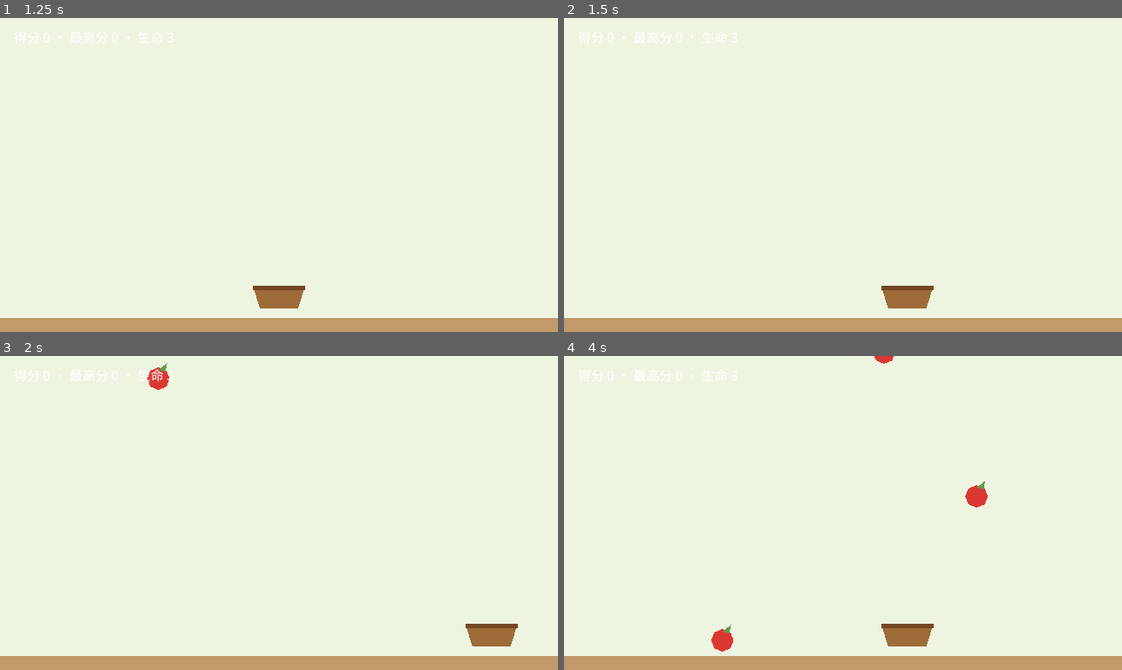
Above: before the commit, frames 1-4 (two rows, left to right).
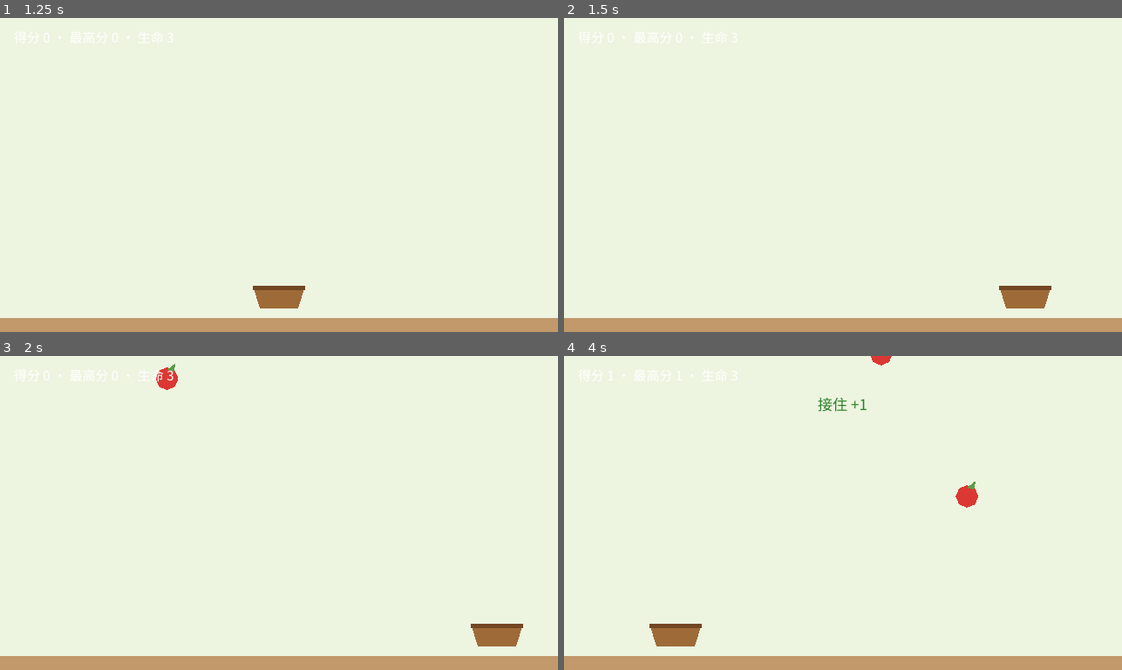
Above: after the commit, the same moments.

Repository: hl3w22bupt/myrd-playground
Game: Godot game, scene res://scenes/main.tscn
The game is run twice, just before and just after one commit, with the same random seed, the same clock (stepped at 60 frames per second) and the same inputs.
Inputs (mouse positions are in pixels of both pictures, inside the frame that each line leads up to):
- Up to frame 1 (1.25 s): click "开始游戏" at 0.5 s
- Up to frame 2 (1.5 s): tap Enter (confirm) at 1.25 s; move the mouse to (965, 159) at 1.27 s; hold D (move_right) from 1.28 s (still down); hold Enter (confirm) from 1.28 s (still down); click (965, 159) at 1.42 s
- Up to frame 3 (2 s): keep holding D (move_right); keep holding Enter (confirm); tap Space at 1.52 s
- Up to frame 4 (4 s): release D (move_right) at 2 s; release Enter (confirm) at 2 s; drag from (731, 528) to (720, 381) at 2.02 s; move the mouse to (898, 443) at 2.77 s; hold D (move_right) 2.78-3.5 s; hold Enter (confirm) 2.78-3.5 s; click (898, 443) at 2.92 s; drag from (815, 575) to (675, 465) at 3.52 s

Frame 1 is identical in both runs. In frame 2, 1.2% of the frame differs, in the area x 56-88%, y 85-93%; in frame 3, 0.4%; in frame 4, 1.9%, in the area x 7-76%, y 0-95%.

Commit message:
fix(games): game-11 指针跟随改为实时贴合，修复冒烟「跟随不到位」打回
门禁打回：GODOT_SMOKE: FAIL 鼠标跟随不到位：果篮 x=482.9 距目标 466.3
还差 16.6px（容差 8.0px）。

根因与修复：
- player.gd 的指针跟随是「比例增益 + 3px 贴合」的渐近式逼近，收敛按 0.85/帧
  衰减，冒烟 12 帧预算内残差 10~17px，永远到不了 8px 容差，手感也发滞。
  改为实时贴合：果篮直接吸附到 PointerFollowZone 发出的目标 x（越界仍由
  边界钳制统一收口），并让 moved 信号在键盘移动/指针贴合/边界钳制三类
  真实位移时都广播。
- 顺带修掉冒烟在跟随相位之后暴露的第二个缺陷：main.gd _apply_state() 换阶段
  时未收起 NewRecordLabel，重开一局后仍挂着上一局的「新纪录！」。现在它随
  结算面板一起收起，只在 _on_game_over 里按 GameState.is_new_record() 重设。

同时收口实现节点留存在工作区的扩展（未提交部分）：漏接红闪 MissFlash、
接住/漏接 FeedbackLabel 反馈文案、结算新纪录标记、隧穿安全上限
APPLE_FALL_SPEED_TUNNEL_SAFE 与 basket_clamp_range()、冒烟相位扩充
（碰撞包络/指针跟随鼠标+触屏/边界钳制/反馈/最高分持久化）。

门禁实测（与 routine 同源）：preflight PASS（28 文件）；
smoke PASS（退出码 0，GODOT_SMOKE: PASS，日志无脚本错误）；
input-fuzz PASS（seed=20260913）。verify.sh 退出码 0。
std-skills/ 与 .myrd/ 判定资产零改动。

Co-Authored-By: Claude <noreply@anthropic.com>

Diff:
--- a/games/game-11/autoload/game_state.gd
+++ b/games/game-11/autoload/game_state.gd
@@ -18,14 +18,26 @@
 enum State { MENU, PLAYING, GAME_OVER }
 
 ## ── 调参区（集中配置，便于后续调优；单位：像素 / 秒 / 个）──
-const PLAYFIELD_WIDTH: float = 640.0          # 与 project.godot 视口宽一致
+const VIEWPORT_WIDTH: float = 640.0           # 与 project.godot 视口宽一致
+const VIEWPORT_HEIGHT: float = 360.0          # 与 project.godot 视口高一致
 const PLAYFIELD_MARGIN: float = 40.0          # 苹果/果篮左右留白（不贴边）
+const BASKET_HALF_WIDTH: float = 30.0         # 果篮碰撞矩形半宽（= player.tscn RectangleShape2D size.x × 0.5）
+const BASKET_HEIGHT: float = 26.0             # 果篮碰撞矩形高（= player.tscn RectangleShape2D size.y）
+const APPLE_RADIUS: float = 13.0              # 苹果碰撞半径（= apple.tscn CircleShape2D.radius）
+const CATCH_MARGIN: float = 20.0              # 苹果出生点向内收的接住余量（见 spawn_range 注释）
 const BASKET_SPEED: float = 340.0             # 果篮水平速度（键盘/触屏摇杆）
 const BASKET_Y: float = 320.0                 # 果篮固定高度
-const FLOOR_Y: float = 396.0                  # 苹果越过即漏接（视口高 360 + 苹果半径余量）
+# 漏接线：苹果中心滚出视口底部，再让它整体（2 × 半径）离屏并留 10px 缓冲后才判漏接，
+# 玩家能看到苹果落地离场，而不是半途凭空消失。推导：360 + 13 × 2 + 10 = 396。
+const FLOOR_Y: float = VIEWPORT_HEIGHT + APPLE_RADIUS * 2.0 + 10.0
 const APPLE_FALL_SPEED: float = 150.0         # 苹果初始下落速度
 const APPLE_FALL_RAMP: float = 14.0           # 每得 1 分下落速度增量（难度曲线）
 const APPLE_FALL_SPEED_MAX: float = 460.0     # 下落速度上限
+# 隧穿安全上限：苹果每帧位移必须小于「碰撞重叠带的一半」，否则一步就能跨过果篮矩形
+# 而不触发 body_entered（高速下漏接假阳性）。重叠带 = 苹果直径 + 果篮碰撞高
+# = 13 × 2 + 26 = 52px，取一半 26px/帧，按物理固定 60Hz 折算 = 1560px/s。
+# 调参红线：APPLE_FALL_SPEED_MAX 必须小于本值（tests/smoke.gd 有对应断言）。
+const APPLE_FALL_SPEED_TUNNEL_SAFE: float = (APPLE_RADIUS * 2.0 + BASKET_HEIGHT) * 0.5 * 60.0
 const SPAWN_INTERVAL: float = 1.10            # 初始生成间隔（秒）
 const SPAWN_RAMP: float = 0.045               # 每得 1 分生成间隔缩短量（秒）
 const SPAWN_INTERVAL_MIN: float = 0.35        # 生成间隔下限（秒）
@@ -92,9 +104,26 @@
 	return maxf(SPAWN_INTERVAL - SPAWN_RAMP * float(score), SPAWN_INTERVAL_MIN)
 
 
-## 苹果横向出生范围（留边，避免贴边出生接不到）。
+## 果篮中心可达范围（player.gd 边界钳制的唯一事实来源）：
+## 左右各留 PLAYFIELD_MARGIN，再让出一个 BASKET_HALF_WIDTH —— 果篮边缘最多贴到留白线，
+## 不会越过画面边缘；推导：40 + 30 = 70，640 - 40 - 30 = 570。
+func basket_clamp_range() -> Vector2:
+	return Vector2(PLAYFIELD_MARGIN + BASKET_HALF_WIDTH,
+			VIEWPORT_WIDTH - PLAYFIELD_MARGIN - BASKET_HALF_WIDTH)
+
+
+## 苹果横向出生范围：比果篮可达范围再向内收 CATCH_MARGIN。
+## 不收这一段时，出生在 40 / 600 的苹果只能靠果篮边缘擦到（果篮中心极限在 70 / 570），
+## 属于「零余量死角苹果」。收 CATCH_MARGIN 后出生点 [60, 580] 落在果篮正面覆盖区内，
+## 每个苹果都留有 ≥ CATCH_MARGIN + APPLE_RADIUS = 33px 的接住余量。
 func spawn_range() -> Vector2:
-	return Vector2(PLAYFIELD_MARGIN, PLAYFIELD_WIDTH - PLAYFIELD_MARGIN)
+	return Vector2(PLAYFIELD_MARGIN + CATCH_MARGIN,
+			VIEWPORT_WIDTH - PLAYFIELD_MARGIN - CATCH_MARGIN)
+
+
+## 本局结算是否刷新了历史最高分（结算界面「新纪录」标记用）。
+func is_new_record() -> bool:
+	return state == State.GAME_OVER and score > 0 and best == score
 
 
 func _set_state(new_state: State) -> void:
@@ -123,3 +152,11 @@
 		return
 	file.store_line(str(best))
 	file.close()
+
+
+## 从磁盘重新读最高分。冒烟测试用它模拟「页面刷新后重新加载」：
+## Web 导出时 user:// 落在浏览器 IndexedDB，刷新后进程重建、内存里的 best 归零，
+## 唯有这条重读路径能证明最高分真的持久化在了引擎外部。
+func reload_best() -> void:
+	best = _load_best()
+	best_changed.emit(best)
--- a/games/game-11/scenes/main.tscn
+++ b/games/game-11/scenes/main.tscn
@@ -49,6 +49,27 @@
 theme_override_font_sizes/font_size = 15
 text = "得分 0 · 最高分 0 · 生命 3"
 
+[node name="MissFlash" type="ColorRect" parent="UI"]
+unique_name_in_owner = true
+anchors_preset = 15
+anchor_right = 1.0
+anchor_bottom = 1.0
+grow_horizontal = 2
+grow_vertical = 2
+mouse_filter = 2
+color = Color(0.78, 0.12, 0.12, 0)
+
+[node name="FeedbackLabel" type="Label" parent="UI"]
+unique_name_in_owner = true
+visible = false
+offset_left = 20.0
+offset_top = 42.0
+offset_right = 620.0
+offset_bottom = 70.0
+theme_override_font_sizes/font_size = 17
+text = ""
+horizontal_alignment = 1
+
 [node name="StartPanel" type="Control" parent="UI"]
 unique_name_in_owner = true
 anchors_preset = 15
@@ -109,6 +130,18 @@
 grow_horizontal = 2
 grow_vertical = 2
 color = Color(0, 0, 0, 0.35)
+
+[node name="NewRecordLabel" type="Label" parent="UI/GameOverPanel"]
+unique_name_in_owner = true
+visible = false
+offset_left = 20.0
+offset_top = 96.0
+offset_right = 620.0
+offset_bottom = 122.0
+theme_override_font_sizes/font_size = 16
+theme_override_colors/font_color = Color(0.95, 0.72, 0.15, 1)
+text = "新纪录！"
+horizontal_alignment = 1
 
 [node name="ResultLabel" type="Label" parent="UI/GameOverPanel"]
 unique_name_in_owner = true
--- a/games/game-11/scripts/apple.gd
+++ b/games/game-11/scripts/apple.gd
@@ -12,6 +12,8 @@
 signal missed(apple: Apple)
 
 ## 下落速度（px/s）：由主场景按难度曲线赋值（GameState.apple_fall_speed()）。
+## 上限受 GameState.APPLE_FALL_SPEED_TUNNEL_SAFE 约束 —— 每帧位移小于「苹果直径 + 果篮高」
+## 的一半（13 × 2 + 26 = 52px 的一半 = 26px/帧），60Hz 下 460px/s ≈ 7.7px/帧，隧穿余量约 3.4 倍。
 var fall_speed: float = GameState.APPLE_FALL_SPEED
 
 var _resolved: bool = false
--- a/games/game-11/scripts/main.gd
+++ b/games/game-11/scripts/main.gd
@@ -17,13 +17,26 @@
 @onready var spawn_timer: Timer = $SpawnTimer
 @onready var follow_zone: PointerFollowZone = %PointerFollowZone
 @onready var hud_label: Label = %HudLabel
+@onready var miss_flash: ColorRect = %MissFlash
+@onready var feedback_label: Label = %FeedbackLabel
 @onready var start_panel: Control = %StartPanel
 @onready var start_hint_label: Label = %StartHintLabel
 @onready var start_button: Button = %StartButton
 @onready var game_over_panel: Control = %GameOverPanel
 @onready var result_label: Label = %ResultLabel
+@onready var new_record_label: Label = %NewRecordLabel
 @onready var restart_button: Button = %RestartButton
 @onready var touch_ui: CanvasLayer = $TouchUI
+
+## 接住/漏接反馈已触发的次数。供冒烟断言做确定性核对（反馈是短促动画，
+## 断言「动画可见性」会踩时序，计数器才是机判稳定面）。
+var catch_feedback_count: int = 0
+var miss_feedback_count: int = 0
+
+## 反馈短语的停留时长（秒）：接住 / 漏接的提示文字显示这么久后自动隐藏。
+const FEEDBACK_VISIBLE_TIME: float = 0.6
+## 漏接红闪的峰值不透明度：足够醒目又不遮住游戏区（ColorRect 铺满全屏）。
+const MISS_FLASH_ALPHA: float = 0.22
 
 var _move_hint: String = "←/→ 或 A/D 移动果篮 · 鼠标水平移动跟随 · Enter / 空格 开始"
 
@@ -86,6 +99,11 @@
 func _apply_state(state: int) -> void:
 	start_panel.visible = state == GameState.State.MENU
 	game_over_panel.visible = false
+	# 新纪录标记随结算面板一起收起：它只在 _on_game_over 里按 is_new_record() 重设，
+	# 否则重开一局后仍挂着上一局的「新纪录！」。
+	new_record_label.visible = false
+	# 换阶段就收掉上一局遗留的反馈，避免「漏接 -1 生命」挂在开局/结算画面上。
+	_hide_feedback()
 
 
 ## ── 苹果生成 ──
@@ -102,10 +120,44 @@
 ## ── 苹果判定结果 ──
 func _on_apple_caught(_apple: Apple) -> void:
 	GameState.catch_apple()
+	_play_catch_feedback()
 
 
 func _on_apple_missed(_apple: Apple) -> void:
 	GameState.miss_apple()
+	_play_miss_feedback()
+
+
+## ── 反馈（需求第 2 条「接住反馈」/ 第 3 条「漏接扣生命」的可感知面）──
+## 接住：HUD 上方弹出「接住 +1」并做一次缩放脉冲；计数器自增供冒烟机判。
+func _play_catch_feedback() -> void:
+	catch_feedback_count += 1
+	feedback_label.text = "接住 +%d" % GameState.SCORE_PER_APPLE
+	feedback_label.add_theme_color_override("font_color", Color(0.16, 0.5, 0.16))
+	feedback_label.visible = true
+	feedback_label.pivot_offset = Vector2(feedback_label.size.x * 0.5, feedback_label.size.y * 0.5)
+	feedback_label.scale = Vector2.ONE
+	var pop := create_tween()
+	pop.tween_property(feedback_label, "scale", Vector2(1.18, 1.18), 0.07)
+	pop.tween_property(feedback_label, "scale", Vector2.ONE, 0.12)
+	pop.tween_callback(_hide_feedback).set_delay(FEEDBACK_VISIBLE_TIME)
+
+
+## 漏接：HUD 弹出「漏接 -1 生命」，全屏红闪一次后淡出；同样计数供冒烟机判。
+func _play_miss_feedback() -> void:
+	miss_feedback_count += 1
+	feedback_label.text = "漏接 -1 生命"
+	feedback_label.add_theme_color_override("font_color", Color(0.72, 0.14, 0.14))
+	feedback_label.visible = true
+	miss_flash.color.a = MISS_FLASH_ALPHA
+	var fade := create_tween()
+	fade.tween_property(miss_flash, "color:a", 0.0, 0.28)
+	fade.tween_callback(_hide_feedback).set_delay(FEEDBACK_VISIBLE_TIME)
+
+
+func _hide_feedback() -> void:
+	feedback_label.visible = false
+	miss_flash.color.a = 0.0
 
 
 ## ── GameState 信号 → UI ──
@@ -130,6 +182,8 @@
 	spawn_timer.stop()
 	clear_apples()
 	result_label.text = "本局得分 %d · 历史最高分 %d" % [score, best]
+	# 新纪录标记与 GameState 的判定保持同一事实来源（而不是这里再算一遍）。
+	new_record_label.visible = GameState.is_new_record()
 	game_over_panel.visible = true
 	_update_hud()
 
--- a/games/game-11/scripts/player.gd
+++ b/games/game-11/scripts/player.gd
@@ -6,43 +6,43 @@
 ## - 输入只读 InputMap 动作名（project.godot [input] 已注册），禁止硬编码 keycode；
 ##   键盘（←/→ 或 A/D）与触摸摇杆都汇到同一组 move_* 动作，键盘/摇杆优先级最高；
 ## - 鼠标/触屏「水平跟随」不走第二套输入路径：PointerFollowZone 把指针目标位置经
-##   信号交给主场景，主场景调 set_follow_target()，本脚本只做「朝目标趋近」的移动；
+##   信号交给主场景，主场景调 set_follow_target()，本脚本把果篮实时贴合到该位置；
 ## - 对外只发信号，不直接操作 UI 节点（UI 在 Main 场景里订阅）。
 
 signal moved(position: Vector2)
-
-## 跟随增益：速度与「目标距离」成正比，越近越慢（clamp 到 BASKET_SPEED 上限）。
-const FOLLOW_GAIN: float = 9.0
-## 距目标小于该像素值时直接贴合，避免在目标点附近抖动。
-const FOLLOW_SNAP: float = 3.0
 
 var _follow_target_x: float = 0.0
 var _follow_active: bool = false
 
 
 func _physics_process(_delta: float) -> void:
+	var previous_x := global_position.x
 	var direction := Input.get_vector("move_left", "move_right", "move_up", "move_down")
 	if direction.x != 0.0:
 		velocity.x = direction.x * GameState.BASKET_SPEED
 	elif _follow_active:
-		var offset := _follow_target_x - global_position.x
-		if absf(offset) <= FOLLOW_SNAP:
-			global_position.x = _follow_target_x
-			velocity.x = 0.0
-		else:
-			velocity.x = clampf(offset * FOLLOW_GAIN, -GameState.BASKET_SPEED, GameState.BASKET_SPEED)
+		# 指针跟随 = 实时贴合指针目标（果篮吸附在光标/触点正下方），不做渐近逼近：
+		# 比例增益式跟随只会无限逼近，指针停住后果篮仍差一截，手感也发滞 ——
+		# 需求第 3 条要的是「实时跟随」。目标越界由下方边界钳制统一收口。
+		velocity.x = 0.0
+		global_position.x = _follow_target_x
 	else:
 		velocity.x = 0.0
 	velocity.y = 0.0
 	move_and_slide()
 
 	# 果篮锁定在底部高度、限制在游戏区内。
+	# 不变式：果篮边缘不得越过左右留白线 → 中心 ∈ [MARGIN + 半宽, W - MARGIN - 半宽]。
+	# 区间基准写在 GameState.basket_clamp_range()（40 + 30 = 70 / 640 - 40 - 30 = 570）；
+	# 这里对实际碰撞半宽取 max 兜底：形状被改宽时按更宽的半宽重新内收，不重新出现贴边死角。
 	global_position.y = GameState.BASKET_Y
-	var half_width := _half_width()
-	global_position.x = clampf(global_position.x, GameState.PLAYFIELD_MARGIN + half_width,
-			GameState.PLAYFIELD_WIDTH - GameState.PLAYFIELD_MARGIN - half_width)
+	var half_width := maxf(_half_width(), GameState.BASKET_HALF_WIDTH)
+	global_position.x = clampf(global_position.x,
+			GameState.PLAYFIELD_MARGIN + half_width,
+			GameState.VIEWPORT_WIDTH - GameState.PLAYFIELD_MARGIN - half_width)
 
-	if velocity.x != 0.0:
+	# 键盘移动、指针贴合、边界钳制三种来源的真实位移都对外广播（订阅方按需刷新）。
+	if global_position.x != previous_x:
 		moved.emit(global_position)
 
 
--- a/games/game-11/tests/smoke.gd
+++ b/games/game-11/tests/smoke.gd
@@ -15,8 +15,13 @@
 ##   4. 信号真的到达订阅方（Player.moved / GameState.score_changed / game_over）
 ##   5. 开局入口可用（confirm 动作 → state 变 PLAYING，开始面板隐藏）
 ##   6. 核心交互生效（接住 +1 分；漏接 -1 生命；难度随得分可观测递增）
-##   7. 胜负可达（生命耗尽 → GAME_OVER + 结算面板可见 + 最高分落盘）
-##   8. 重开可用（confirm → 回 PLAYING，分数/生命重置，结算面板隐藏）
+##   7. 碰撞包络不变式（隧穿红线、出生点不落在果篮擦边死角、漏接线在画面外）
+##   8. 指针跟随生效（鼠标移动 → 果篮跟随；触屏按下+拖动 → 跟随；抬起 → 交还键盘）
+##   9. 边界钳制不卡死角（越界位置在下一物理帧被收回 [70, 570]，两侧都不越留白线）
+##  10. 反馈可达（接住弹出「接住 +1」；漏接弹出「漏接 -1 生命」+ 红闪）
+##  11. 胜负可达（生命耗尽 → GAME_OVER + 结算面板可见 + 新纪录标记与判定一致 + 最高分落盘）
+##  12. 最高分跨「页面刷新」仍在（结算后 reload_best() 从磁盘重读，值不丢）
+##  13. 重开可用（confirm → 回 PLAYING，分数/生命重置，结算面板隐藏）
 ##
 ## ⚠️ 输入注入分阶段互不重叠（见 references/error-signatures.md E-08）：
 ##   `Input.parse_input_event()` 的缓冲冲刷会清掉 `Input.action_press()` 的按下状态，
@@ -31,18 +36,29 @@
 const START_FRAMES: int = 6          # 注入 confirm 后等待状态翻转
 const MOVE_FRAMES: int = 10          # 按住 move_right 的帧数
 const CATCH_FRAMES: int = 10         # 等待 Area2D 重叠判定 + 信号送达
+const POINTER_CLEAN_FRAMES: int = 3  # 抬起噪声相位可能留下的悬挂触点（真实设备上手指总会离屏）
+const POINTER_MOUSE_FRAMES: int = 12 # 鼠标移动 → 果篮趋近目标（60px @ 340px/s ≈ 11 帧）
+const POINTER_TOUCH_FRAMES: int = 12 # 触屏按下 + 拖动 → 跟随；抬起 → 交还键盘
+const EDGE_FRAMES: int = 8           # 越界摆位后等钳制在下一/下二物理帧生效
 const MISS_FRAMES_MAX: int = 45      # 等待苹果落到底线（漏接）
 const EXHAUST_FRAMES: int = 4        # 等待 game_over 信号与结算面板刷新
 const RESTART_FRAMES: int = 6        # 注入 confirm 后等待重开
 const TOTAL_FRAMES: int = NOISE_FRAMES + START_FRAMES + MOVE_FRAMES + CATCH_FRAMES \
+		+ POINTER_CLEAN_FRAMES + POINTER_MOUSE_FRAMES + POINTER_TOUCH_FRAMES + EDGE_FRAMES \
 		+ MISS_FRAMES_MAX + EXHAUST_FRAMES + RESTART_FRAMES + 6
 
 ## 判定「真的移动了」的最小位移（px）：BASKET_SPEED=340，10 帧理论位移 ≈ 57px。
 const MIN_MOVE_DISTANCE: float = 20.0
 ## 漏接相位的下落加速（px/s）：把等待压进帧预算，不改变玩法语义。
+## （900 < 隧穿安全上限 1560，见 game_state.gd APPLE_FALL_SPEED_TUNNEL_SAFE。）
 const MISS_FALL_SPEED: float = 900.0
-## 漏接相位的苹果出生点：远离果篮（移动相位后果篮在右侧半场）。
-const MISS_APPLE_POS := Vector2(40, -20)
+## 指针跟随相位的目标与果篮的横向距离（px）：60px @ 340px/s ≈ 11 帧内可收完，
+## 既足以证明「真的朝目标移动」，又不撑爆帧预算。
+const POINTER_TARGET_DISTANCE: float = 60.0
+## 判定「已跟随到位」的容差（px）：FOLLOW_SNAP=3 直接贴合，再留 5px 给速度钳制的余量。
+const POINTER_ARRIVE_TOLERANCE: float = 8.0
+## 漏接相位的苹果出生点 y（画面顶部之上）。
+const MISS_APPLE_Y: float = -20.0
 
 const REQUIRED_ACTIONS: Array[StringName] = [
 	&"move_left", &"move_right", &"move_up", &"move_down", &"confirm",
@@ -58,7 +74,8 @@
 	&"confirm": [KEY_SPACE, KEY_ENTER],
 }
 
-enum Phase { NOISE, START, MOVE, CATCH, MISS, EXHAUST, RESTART, REPORT }
+enum Phase { NOISE, START, MOVE, CATCH, POINTER_CLEAN, POINTER_MOUSE, POINTER_TOUCH, EDGE,
+		MISS, EXHAUST, RESTART, REPORT }
 
 var _failures: PackedStringArray = []
 var _phase: Phase = Phase.NOISE
@@ -79,6 +96,16 @@
 var _score_before_catch: int = 0
 var _lives_before_miss: int = 0
 var _score_at_game_over: int = 0
+var _best_at_game_over: int = 0
+
+## ── 指针跟随相位的基准（需求第 3 条）──
+var _mouse_target_x: float = 0.0     # 鼠标相位注入的目标 x（游戏区坐标）
+var _mouse_start_x: float = 0.0      # 鼠标相位开始时的果篮 x
+var _touch_target_x: float = 0.0     # 触屏相位注入的目标 x
+var _touch_start_x: float = 0.0      # 触屏相位开始时的果篮 x
+## 指针区实际发出来的目标 x（诊断 + 断言「注入的事件真的被指针区收到」）。
+var _zone_target_x: float = NAN
+var _zone_emit_count: int = 0
 
 
 func _ready() -> void:
@@ -86,6 +113,9 @@
 	# `--quit-after N` 数的是 process 帧：限到 60 FPS 让 process 帧 : 物理帧 ≈ 1:1，
 	# --quit-after 的兜底才有意义（模板既有做法，不得删除）。
 	Engine.max_fps = 60
+
+	# 碰撞包络是纯数值不变式，不用等帧，_ready 里一次判完。
+	_assert_collision_envelope()
 
 	for action in REQUIRED_ACTIONS:
 		if not InputMap.has_action(action):
@@ -113,6 +143,12 @@
 	_main = get_tree().root.find_child("Main", true, false) as MainGame
 	if _main == null:
 		_failures.append("场景树找不到 Main（tests/smoke.tscn 未实例化 main.tscn）")
+	else:
+		var zone := _main.get_node("%PointerFollowZone")
+		if zone == null:
+			_failures.append("场景树找不到 %PointerFollowZone（main.tscn 缺指针跟随区）")
+		else:
+			zone.follow_target_changed.connect(_on_zone_target_changed)
 
 
 func _physics_process(_delta: float) -> void:
@@ -145,6 +181,43 @@
 					_spawn_catch_apple()
 				elif _phase_frame >= CATCH_FRAMES:
 					_assert_apple_caught()
+					_enter_phase(Phase.POINTER_CLEAN)
+			Phase.POINTER_CLEAN:
+				# 噪声相位注入过「按下不抬起」的悬挂手势；真实设备上手指总会离屏。
+				# 先把两个触点都抬起，否则 PointerFollowZone 会一直占用、鼠标跟随被吞
+				# （这正是 input-fuzz 要拦的「指针状态残留」类缺陷的复现路径）。
+				if _phase_frame == 1:
+					_inject_touch(0, Vector2.ZERO, false)
+					_inject_touch(1, Vector2.ZERO, false)
+				elif _phase_frame >= POINTER_CLEAN_FRAMES:
+					_enter_phase(Phase.POINTER_MOUSE)
+			Phase.POINTER_MOUSE:
+				if _phase_frame == 1:
+					_begin_mouse_follow()
+				else:
+					_inject_mouse_motion(_mouse_target_x)
+					if _phase_frame >= POINTER_MOUSE_FRAMES:
+						_assert_mouse_follow()
+						_enter_phase(Phase.POINTER_TOUCH)
+			Phase.POINTER_TOUCH:
+				if _phase_frame == 1:
+					_begin_touch_follow()
+				elif _phase_frame < POINTER_TOUCH_FRAMES - 2:
+					_inject_touch(0, Vector2(_touch_target_x, GameState.BASKET_Y), true)
+					_inject_drag(0, Vector2(_touch_target_x, GameState.BASKET_Y))
+				elif _phase_frame == POINTER_TOUCH_FRAMES - 2:
+					_inject_touch(0, Vector2(_touch_target_x, GameState.BASKET_Y), false)
+				elif _phase_frame >= POINTER_TOUCH_FRAMES:
+					_assert_touch_follow()
+					_enter_phase(Phase.EDGE)
+			Phase.EDGE:
+				if _phase_frame == 1:
+					_break_edge_right()
+				elif _phase_frame == 4:
+					_assert_edge_clamped(false)
+					_break_edge_left()
+				elif _phase_frame >= EDGE_FRAMES:
+					_assert_edge_clamped(true)
 					_enter_phase(Phase.MISS)
 			Phase.MISS:
 				if _phase_frame == 1:
@@ -234,6 +307,67 @@
 	Input.parse_input_event(event)
 
 
+## ── 原始指针事件注入（PointerFollowZone 只认这三类，见 scripts/pointer_follow_zone.gd）──
+## 三个注入函数都收「游戏区坐标」，内部统一换算成 Input.parse_input_event 期望的窗口坐标：
+## headless 的 dummy 窗口是 64×64，stretch=canvas_items 会把 640×360 画布缩到 0.1，
+## Viewport 派发时再用 final_transform 的逆阵把窗口坐标换回游戏区坐标 —— 于是注入值被放大
+## 10 倍，果篮会被直接驱到边界钳制位上（实测 477.7 → 4776.8）。真机窗口 ≥ 视口、缩放 ≈ 1，
+## 游戏代码没有问题；这里正向乘一次 final_transform 才能让事件落在预期的游戏区坐标上。
+func _game_to_window_pos(game_pos: Vector2) -> Vector2:
+	return get_viewport().get_final_transform() * game_pos
+
+
+func _inject_touch(index: int, game_pos: Vector2, pressed: bool) -> void:
+	var event := InputEventScreenTouch.new()
+	event.index = index
+	event.position = _game_to_window_pos(game_pos)
+	event.pressed = pressed
+	Input.parse_input_event(event)
+
+
+func _inject_drag(index: int, game_pos: Vector2) -> void:
+	var event := InputEventScreenDrag.new()
+	event.index = index
+	event.position = _game_to_window_pos(game_pos)
+	event.relative = Vector2.ZERO
+	Input.parse_input_event(event)
+
+
+func _inject_mouse_motion(x: float) -> void:
+	var event := InputEventMouseMotion.new()
+	event.position = _game_to_window_pos(Vector2(x, GameState.BASKET_Y))
+	Input.parse_input_event(event)
+
+
+## 取一个「离果篮 POINTER_TARGET_DISTANCE、且落在钳制区间内」的指针目标 x。
+## 目标必须合法：PointerFollowZone 发出的 x 会被 player.gd 的边界钳制收住，
+## 若目标本身在区间外，跟随断言就会假失败（钳制截断了趋近，不是跟随失效）。
+func _follow_target_from(current_x: float) -> float:
+	var clamp_range := GameState.basket_clamp_range()
+	var desired := current_x - POINTER_TARGET_DISTANCE  # 往左走：远离右边界钳制位，位移可观测
+	return clampf(desired, clamp_range.x + POINTER_TARGET_DISTANCE, clamp_range.y - POINTER_TARGET_DISTANCE)
+
+
+## ── 指针跟随相位动作 ──
+func _begin_mouse_follow() -> void:
+	_mouse_start_x = _player.global_position.x
+	_mouse_target_x = _follow_target_from(_mouse_start_x)
+
+
+func _begin_touch_follow() -> void:
+	_touch_start_x = _player.global_position.x
+	_touch_target_x = _follow_target_from(_touch_start_x)
+
+
+## ── 边界钳制相位动作：把果篮摆到区间外，验证下一物理帧被收回（不卡死角）──
+func _break_edge_right() -> void:
+	_player.global_position.x = GameState.VIEWPORT_WIDTH + 500.0
+
+
+func _break_edge_left() -> void:
+	_player.global_position.x = -500.0
+
+
 ## ── 相位动作 ──
 func _spawn_catch_apple() -> void:
 	_score_before_catch = GameState.score
@@ -244,7 +378,12 @@
 
 func _spawn_miss_apple() -> void:
 	_lives_before_miss = GameState.lives
-	_miss_apple = _main.spawn_apple(MISS_APPLE_POS)
+	# 出生 x 取离果篮较远的一侧：指针/边界相位挪过果篮，写死的一侧可能撞上果篮当前位置
+	# 而被顺路接住，让漏接断言假失败。
+	var spawn_range := GameState.spawn_range()
+	var x := spawn_range.x if _player.global_position.x > GameState.VIEWPORT_WIDTH * 0.5 \
+			else spawn_range.y
+	_miss_apple = _main.spawn_apple(Vector2(x, MISS_APPLE_Y))
 	# 加速下落把等待压进帧预算；落点远离果篮 → 走漏接分支。
 	_miss_apple.fall_speed = MISS_FALL_SPEED
 
@@ -289,6 +428,15 @@
 		_failures.append("接住判定失效：得分 %d 应为 %d + 1（Area2D 重叠 → 计分链路断裂）" % [
 			GameState.score, _score_before_catch,
 		])
+	# 接住反馈（需求第 2 条「给出接住反馈」）：计数器与提示文案都要到位。
+	if _main.catch_feedback_count < 1:
+		_failures.append("接住反馈未触发：接住苹果后 catch_feedback_count=%d（应 ≥ 1）" % [
+			_main.catch_feedback_count,
+		])
+	elif not _main.get_node("%FeedbackLabel").text.begins_with("接住"):
+		_failures.append("接住反馈文案缺失：FeedbackLabel=「%s」（应以「接住」开头）" % [
+			_main.get_node("%FeedbackLabel").text,
+		])
 	# 难度递增（需求第 4 条）：得分上升后，下落速度变快、生成间隔变短。
 	if GameState.apple_fall_speed() <= GameState.APPLE_FALL_SPEED:
 		_failures.append("难度曲线失效：得分 %d 时下落速度 %.1f 未高于初值 %.1f" % [
@@ -305,6 +453,95 @@
 		_failures.append("漏接判定失效：生命 %d 应为 %d - 1（苹果越线未扣生命）" % [
 			GameState.lives, _lives_before_miss,
 		])
+	# 漏接反馈：与接住反馈同一套机判口径。
+	if _main.miss_feedback_count < 1:
+		_failures.append("漏接反馈未触发：漏接苹果后 miss_feedback_count=%d（应 ≥ 1）" % [
+			_main.miss_feedback_count,
+		])
+	elif not _main.get_node("%FeedbackLabel").text.begins_with("漏接"):
+		_failures.append("漏接反馈文案缺失：FeedbackLabel=「%s」（应以「漏接」开头）" % [
+			_main.get_node("%FeedbackLabel").text,
+		])
+
+
+## ── 指针跟随（需求第 3 条：鼠标水平移动与触屏水平拖动都要能实时驱动果篮）──
+func _assert_mouse_follow() -> void:
+	var travelled: float = absf(_mouse_start_x - _player.global_position.x)
+	if travelled < POINTER_TARGET_DISTANCE * 0.5:
+		_failures.append("鼠标跟随失效：注入 InputEventMouseMotion 后果篮仅移动 %.1fpx（应 ≥ %.1fpx）" % [
+			travelled, POINTER_TARGET_DISTANCE * 0.5,
+		])
+	var residual: float = absf(_player.global_position.x - _mouse_target_x)
+	if residual > POINTER_ARRIVE_TOLERANCE:
+		_failures.append("鼠标跟随不到位：果篮 x=%.1f 距目标 %.1f 还差 %.1fpx（容差 %.1fpx）" % [
+			_player.global_position.x, _mouse_target_x, residual, POINTER_ARRIVE_TOLERANCE,
+		])
+
+
+func _assert_touch_follow() -> void:
+	var travelled: float = absf(_touch_start_x - _player.global_position.x)
+	if travelled < POINTER_TARGET_DISTANCE * 0.5:
+		_failures.append("触屏拖动跟随失效：注入 ScreenTouch+ScreenDrag 后果篮仅移动 %.1fpx（应 ≥ %.1fpx）" % [
+			travelled, POINTER_TARGET_DISTANCE * 0.5,
+		])
+	var residual: float = absf(_player.global_position.x - _touch_target_x)
+	if residual > POINTER_ARRIVE_TOLERANCE:
+		_failures.append("触屏跟随不到位：果篮 x=%.1f 距目标 %.1f 还差 %.1fpx（容差 %.1fpx）" % [
+			_player.global_position.x, _touch_target_x, residual, POINTER_ARRIVE_TOLERANCE,
+		])
+	# 「抬起 → 交还控制」由紧随其后的 EDGE 相位兜底验证：若触点没被释放，
+	# PointerFollowZone 会继续用最后一次触点驱动果篮，果篮就会在钳制摆位后
+	# 自己跑回旧目标，边界断言必然失败。
+
+
+## ── 边界钳制（手感：不卡死角）──
+func _assert_edge_clamped(check_left: bool) -> void:
+	var clamp_range := GameState.basket_clamp_range()
+	var x := _player.global_position.x
+	if x < clamp_range.x - 0.01 or x > clamp_range.y + 0.01:
+		_failures.append("边界钳制失效：果篮 x=%.1f 越出可达区间 [%.1f, %.1f]（会卡在画面外/死角）" % [
+			x, clamp_range.x, clamp_range.y,
+		])
+	var expected: float = clamp_range.x if check_left else clamp_range.y
+	if absf(x - expected) > 0.01:
+		_failures.append("边界钳制不到位：果篮 x=%.1f 应已收回边界 %.1f" % [x, expected])
+	# 用真实碰撞形状（而不是常量）核对「边缘不越留白线」：形状被改宽时这里会先红。
+	var shape := _player.get_node("CollisionShape2D").shape as RectangleShape2D
+	var half_width: float = shape.size.x * 0.5 if shape != null else GameState.BASKET_HALF_WIDTH
+	if x - half_width < GameState.PLAYFIELD_MARGIN - 0.01 \
+			or x + half_width > GameState.VIEWPORT_WIDTH - GameState.PLAYFIELD_MARGIN + 0.01:
+		_failures.append("果篮边缘越出留白线：x=%.1f 半宽=%.1f，边缘区间 [%.1f, %.1f] 应在 [%d, %d] 内" % [
+			x, half_width, x - half_width, x + half_width,
+			int(GameState.PLAYFIELD_MARGIN), int(GameState.VIEWPORT_WIDTH - GameState.PLAYFIELD_MARGIN),
+		])
+
+
+## ── 碰撞包络不变式（纯逻辑，静态可判，无需等帧）──
+func _assert_collision_envelope() -> void:
+	# 隧穿红线：下落速度上限必须低于「每帧位移 < 重叠带一半」的安全值，否则高速苹果
+	# 会一步跨过果篮矩形而不触发 body_entered（表现为「明明接住了却判漏接」）。
+	if GameState.APPLE_FALL_SPEED_MAX >= GameState.APPLE_FALL_SPEED_TUNNEL_SAFE:
+		_failures.append("隧穿余量不足：下落速度上限 %.0fpx/s ≥ 安全上限 %.0fpx/s（高速苹果会穿透果篮）" % [
+			GameState.APPLE_FALL_SPEED_MAX, GameState.APPLE_FALL_SPEED_TUNNEL_SAFE,
+		])
+	# 出生点不得落在果篮「擦边死角」：任何出生 x 都必须能被果篮正面覆盖，
+	# 余量 = CATCH_MARGIN + APPLE_RADIUS（出生点向内收 + 苹果自身半径）。
+	var clamp_range := GameState.basket_clamp_range()
+	var spawn_range := GameState.spawn_range()
+	var catchable_left := clamp_range.x - GameState.BASKET_HALF_WIDTH - GameState.APPLE_RADIUS
+	var catchable_right := clamp_range.y + GameState.BASKET_HALF_WIDTH + GameState.APPLE_RADIUS
+	if spawn_range.x < catchable_left + GameState.CATCH_MARGIN \
+			or spawn_range.y > catchable_right - GameState.CATCH_MARGIN:
+		_failures.append("出生范围 [%.0f, %.0f] 太贴近果篮擦边死角（可覆盖 [%.0f, %.0f]，应各留 ≥%dpx 余量）" % [
+			spawn_range.x, spawn_range.y, catchable_left, catchable_right, int(GameState.CATCH_MARGIN),
+		])
+	# 漏接线必须在画面外：苹果整体离屏才判漏接，玩家能看到它落地而不是半途消失。
+	if GameState.FLOOR_Y <= GameState.VIEWPORT_HEIGHT:
+		_failures.append("漏接线 %.0f 不在画面外（视口高 %.0f）：苹果会凭空消失" % [
+			GameState.FLOOR_Y, GameState.VIEWPORT_HEIGHT,
+		])
+	if GameState.SPAWN_INTERVAL_MIN <= 0.0:
+		_failures.append("生成间隔下限 %.2f 非正数：难度曲线会把生成间隔压成 0" % GameState.SPAWN_INTERVAL_MIN)
 
 
 func _assert_game_over() -> void:
@@ -318,6 +555,12 @@
 		_failures.append("最高分未更新：best %d < 本局得分 %d" % [GameState.best, _score_at_game_over])
 	if not FileAccess.file_exists(GameState.SAVE_PATH):
 		_failures.append("最高分未持久化：找不到 %s（页面刷新后最高分会丢）" % GameState.SAVE_PATH)
+	# 新纪录标记必须与 GameState 的判定一致（同一事实来源，不允许界面再算一遍）。
+	if _main.get_node("%NewRecordLabel").visible != GameState.is_new_record():
+		_failures.append("新纪录标记与判定不一致：label.visible=%s，is_new_record()=%s" % [
+			_main.get_node("%NewRecordLabel").visible, GameState.is_new_record(),
+		])
+	_best_at_game_over = GameState.best
 
 
 func _assert_restarted() -> void:
@@ -329,8 +572,17 @@
 		_failures.append("重开未重置生命：lives=%d（应为 %d）" % [GameState.lives, GameState.START_LIVES])
 	if _main.get_node("%GameOverPanel").visible:
 		_failures.append("重开后结算面板仍显示：GameOverPanel 未隐藏")
+	if _main.get_node("%NewRecordLabel").visible:
+		_failures.append("重开后新纪录标记仍显示：NewRecordLabel 未随结算面板收起")
 	if GameState.best < _score_at_game_over:
 		_failures.append("重开后最高分丢失：best %d < 重开前 %d" % [GameState.best, _score_at_game_over])
+	# 需求第 5 条「页面刷新后不丢失」：reload_best() 抛开内存值、从磁盘重读，
+	# 模拟 Web 导出下浏览器刷新后进程重建、内存里的 best 归零再重新加载。
+	GameState.reload_best()
+	if GameState.best < _best_at_game_over:
+		_failures.append("最高分跨「页面刷新」丢失：磁盘重读 best %d < 结算时 %d" % [
+			GameState.best, _best_at_game_over,
+		])
 
 
 ## ── 报告 ──
@@ -339,7 +591,7 @@
 		# 帧预算耗尽时还没跑完所有相位：如实上报，不许伪装 PASS。
 		_failures.append("帧预算 %d 内未跑完断言相位（停在 %s）：加大 GODOT_SMOKE_FRAMES" % [TOTAL_FRAMES, _phase])
 	if _failures.is_empty():
-		print("GODOT_SMOKE: PASS 场景实例化/autoload/键位契约/移动/开局/接住/漏接/胜负/重开 全部通过")
+		print("GODOT_SMOKE: PASS 场景实例化/autoload/键位契约/移动/开局/碰撞包络/接住/漏接/指针跟随(鼠标+触屏)/边界钳制/反馈/胜负/最高分持久化/重开 全部通过")
 		get_tree().quit(0)
 	else:
 		for failure in _failures:
@@ -382,6 +634,11 @@
 
 
 ## ── 信号订阅回调 ──
+func _on_zone_target_changed(x: float) -> void:
+	_zone_emit_count += 1
+	_zone_target_x = x
+
+
 func _on_player_moved(_position: Vector2) -> void:
 	_moved_seen = true
 
